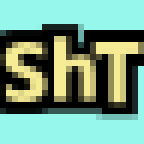
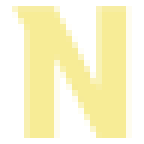
Layered file, before and after one edit (144×144). Changes by layer:
painted on "Text #2" over [0,6,144,138]
removed layer "frame" from group "favicon-24" over [0,24,144,120]
removed layer "background" from group "favicon-24" over [0,0,144,144]
